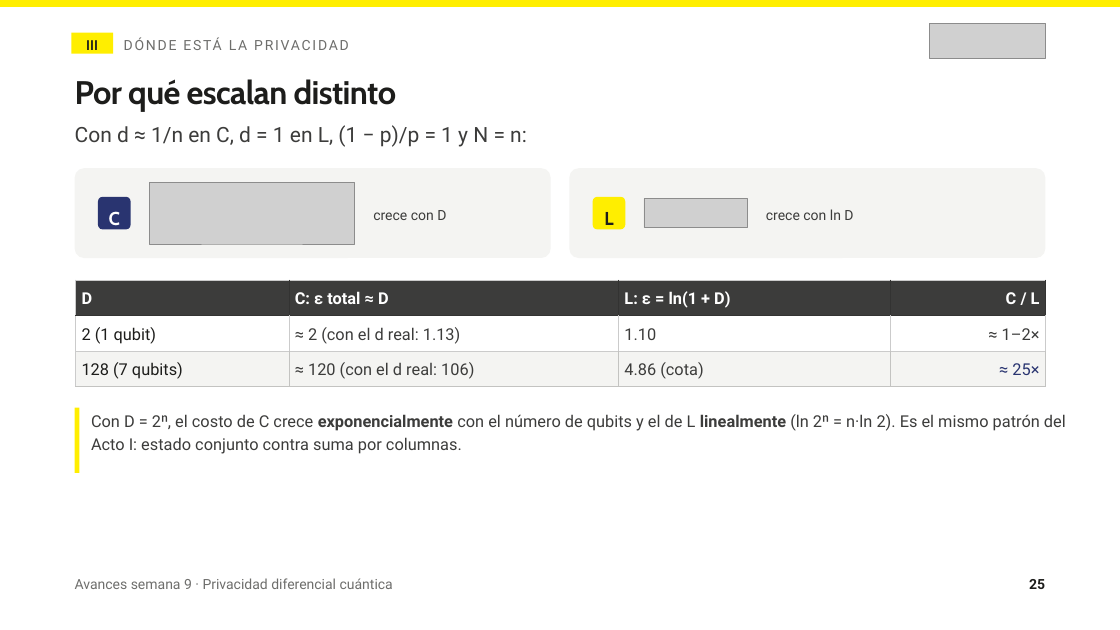
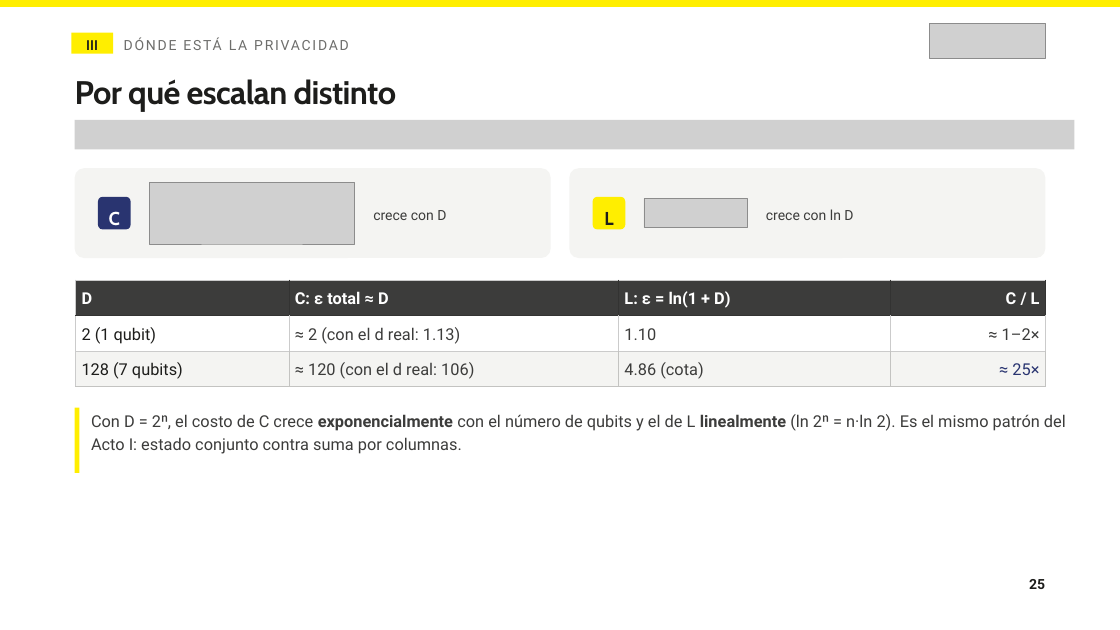
Before and after one commit to tomasSiSa18/TesisPregrado, a slide deck: slide 25 of PresentacionSemana10/Avances semana 10.pptx. Drawn at 1120x630 pixels with LibreOffice and Linux fonts; fonts in the diff are those of the drawing; grey boxes stand for pictures. Boxes give left, top, right and bottom in pixels: in the first picture for what was removed or moved away, otherwise in the second. Text is boxed around its words. In the diff, an @@ line names an element or a change of style, - is before the commit and + after.

```diff
--- a/PresentacionSemana10/Avances semana 10.pptx
+++ b/PresentacionSemana10/Avances semana 10.pptx
@@ text removed at (x1=75, y1=125, x2=527, y2=147) @@
-Con d ≈ 1/n en C, d = 1 en L, (1 − p)/p = 1 y N = n:
@@ picture added at (x1=75, y1=120, x2=1075, y2=150) @@
@@ text removed at (x1=75, y1=578, x2=393, y2=589) @@
-Avances semana 9 · Privacidad diferencial cuántica
```
Also in this commit, not shown: 37 other slides changed.
